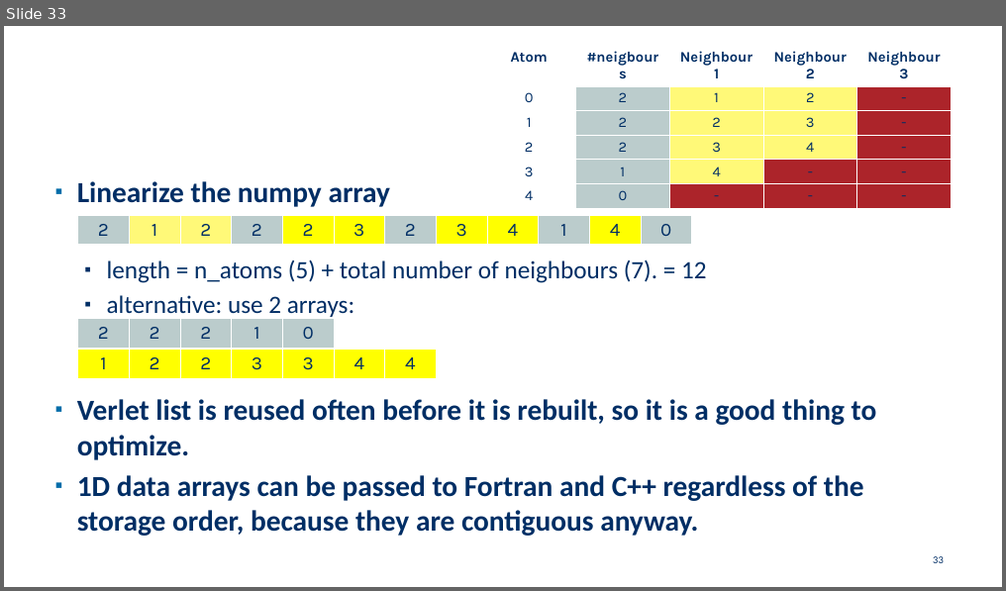
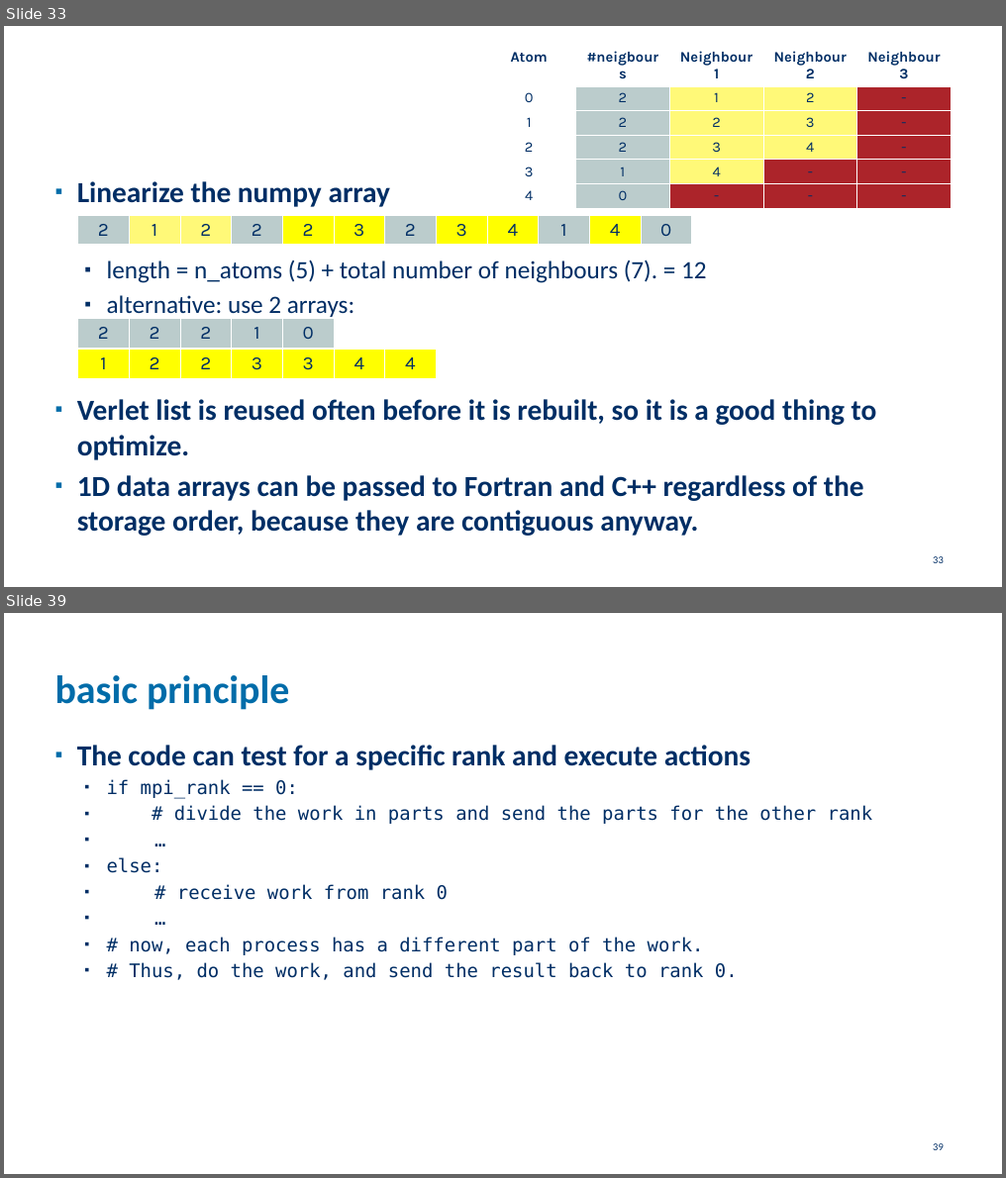
Before and after one commit to etijskens/pp, a slide deck: assignment-2021/assignment-2021.pptx. Shown one above the other, each under a label of ours: slide 33 before the commit, slides 33 and 39 after it; the slides between them are not shown. The pictures are 1006x591 and 1006x1178 pixels, drawn with LibreOffice and Linux fonts; fonts in the diff are those of the drawing; background and template pictures are left out. Boxes give left, top, right and bottom in pixels: in the first picture for what was removed or moved away, otherwise in the second. Text is boxed around its words. In the diff, an @@ line names an element or a change of style, - is before the commit and + after.

```diff
--- a/assignment-2021/assignment-2021.pptx
+++ b/assignment-2021/assignment-2021.pptx
@@ slide 39 added at [4, 613, 1002, 1174], background #FFFFFF @@
@@ title added at [55, 675, 289, 710], 38 pt, text #006CA9, bold @@
+basic principle
@@ text added at [77, 745, 873, 980], 18 pt, text #002E65 @@
+▪ The code can test for a specific rank and execute actions
+  ▪ if mpi_rank == 0:
+  ▪ # divide the work in parts and send the parts for the other rank
+  ▪ …
+  ▪ else:
+  ▪ # receive work from rank 0
+  ▪ …
+  ▪ # now, each process has a different part of the work.
+  ▪ # Thus, do the work, and send the result back to rank 0.
@@ page number added at [933, 1144, 944, 1151], 10 pt, text #002E65 @@
+39
```
Also in this commit, not shown: 1 slide changed, 7 other slides added, 1 other file.
